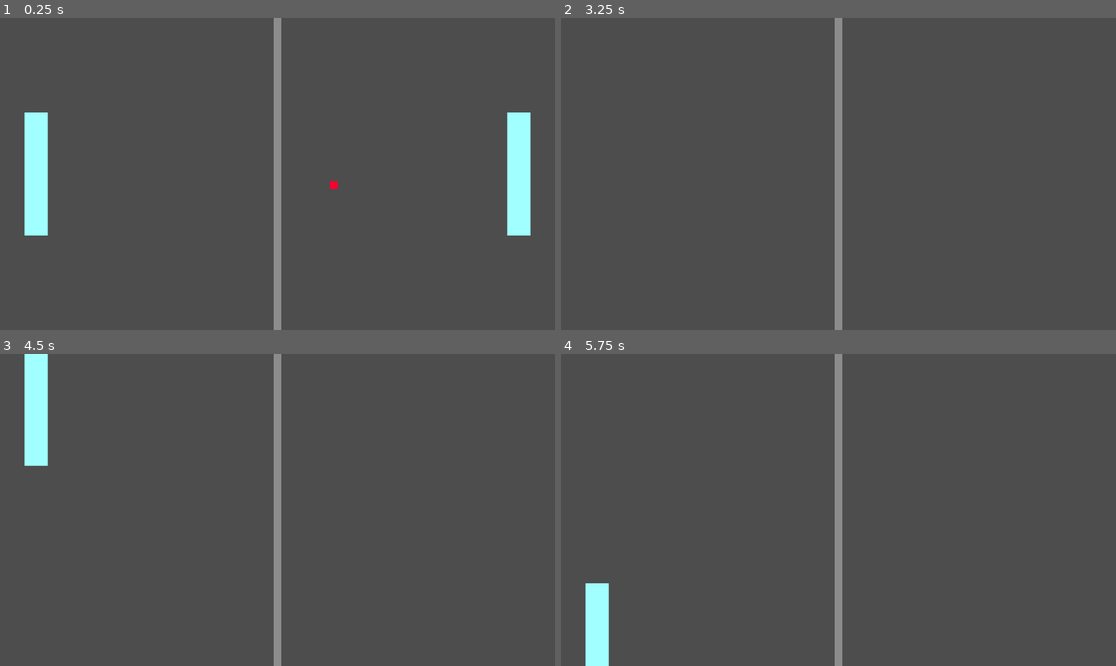
Above: before the commit, frames 1-4 (two rows, left to right).
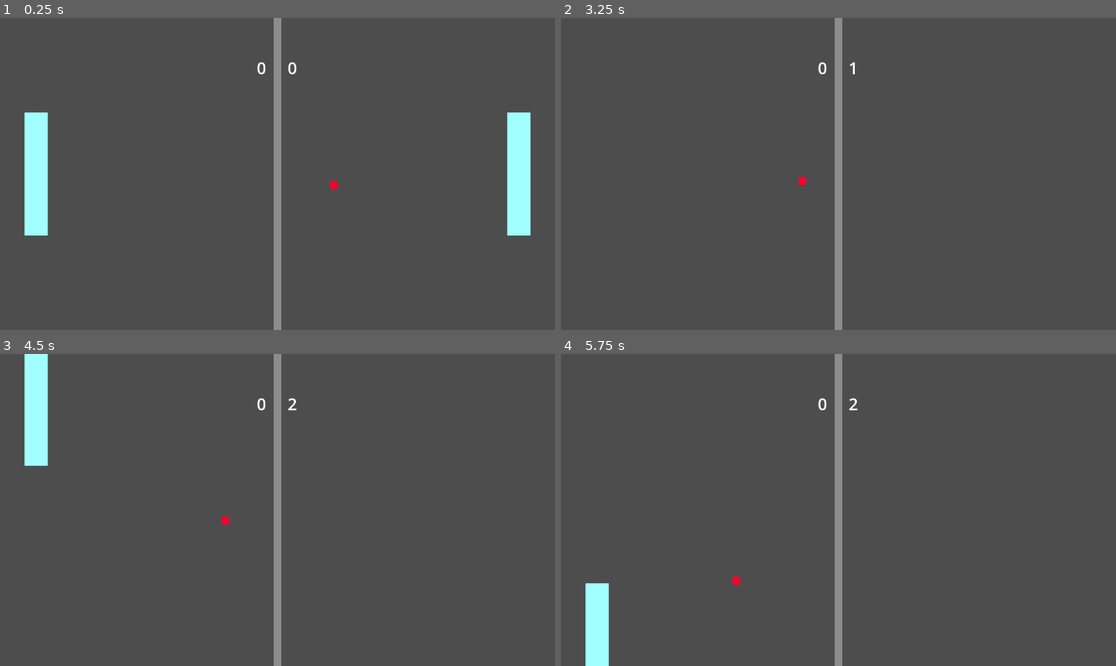
Above: after the commit, the same moments.

Repository: maxeeDev/pong
Game: Godot game, scene res://level/level.tscn
The game is run twice, just before and just after one commit, with the same random seed, the same clock (stepped at 60 frames per second) and the same inputs.
Inputs:
- Up to frame 1 (0.25 s): no input
- Up to frame 2 (3.25 s): tap Enter at 0.5 s; hold W (player1_up) 0.53-1.28 s; hold Down (player2_down) 0.53-1.28 s; hold S (player1_down) 1.28-2.03 s; tap Up (player2_up) at 1.35, 2.85 s; hold Down (player2_down) 2.03-2.78 s; hold W (player1_up) from 2.03 s (still down)
- Up to frame 3 (4.5 s): release W (player1_up) at 3.53 s; hold Down (player2_down) 3.53-4.28 s; hold S (player1_down) from 3.53 s (still down); tap Up (player2_up) at 4.35 s
- Up to frame 4 (5.75 s): keep holding S (player1_down); hold Down (player2_down) from 5.03 s (still down)

The runs differ from the first frame. In frame 1, less than 0.1% of the frame differs, in the area x 46-54%, y 14-19%; in frame 2, less than 0.1%; in frame 3, 0.1%, in the area x 39-54%, y 14-55%; in frame 4, 0.1%.

Commit message:
FINISH: add reset mechanic, lock rotation, display score

Diff:
--- a/ball/ball.gd
+++ b/ball/ball.gd
@@ -1,10 +1,15 @@
 extends RigidBody2D
 
+var should_reset: bool = false
 
-func _on_outside_area_left_body_entered(body: Node2D) -> void:
-	if body.name == "Ball":
-		print("Player2 scored!")
+const INITIAL_POSITION: Vector2 = Vector2(576, 324)
 
-func _on_outside_area_right_body_entered(body: Node2D) -> void:
-	if body.name == "Ball":
-		print("Player1 scored!")
+func _integrate_forces(state: PhysicsDirectBodyState2D) -> void:
+	if should_reset:
+		var next_transform = state.get_transform()
+
+		next_transform.origin = INITIAL_POSITION
+
+		state.set_transform(next_transform)
+
+		should_reset = false
--- a/ball/ball.tscn
+++ b/ball/ball.tscn
@@ -12,6 +12,7 @@
 [node name="Ball" type="RigidBody2D"]
 physics_material_override = SubResource("PhysicsMaterial_6plaf")
 gravity_scale = 0.0
+lock_rotation = true
 linear_velocity = Vector2(500, 100)
 linear_damp_mode = 1
 angular_damp_mode = 1
--- /dev/null
+++ b/level/level.gd
@@ -0,0 +1,20 @@
+extends Node2D
+
+const INITIAL_BALL_POSITION: Vector2 = Vector2(576,324)
+
+var player1_score: int = 0
+var player2_score: int = 0
+
+func _on_outside_area_left_body_entered(body: Node2D) -> void:
+	if body.name == "Ball":
+		player2_score += 1
+		$Player2Score.text = str(player2_score)
+
+		$Ball.should_reset = true
+
+func _on_outside_area_right_body_entered(body: Node2D) -> void:
+	if body.name == "Ball":
+		player1_score += 1
+		$Player1Score.text = str(player1_score)
+
+		$Ball.should_reset = true
--- a/level/level.tscn
+++ b/level/level.tscn
@@ -1,12 +1,14 @@
-[gd_scene load_steps=6 format=3 uid="uid://cb1fdgv1qmlnl"]
+[gd_scene load_steps=7 format=3 uid="uid://cb1fdgv1qmlnl"]
 
 [ext_resource type="PackedScene" uid="uid://dfiskwbdoftdv" path="res://level/wall.tscn" id="1_7lnir"]
+[ext_resource type="Script" uid="uid://ck4wps6jxg6sp" path="res://level/level.gd" id="1_44x8d"]
 [ext_resource type="PackedScene" uid="uid://db8s4skx4jok2" path="res://level/divider.tscn" id="2_5gx2l"]
 [ext_resource type="PackedScene" uid="uid://1r0sbafi8hfx" path="res://player/player.tscn" id="3_qohg2"]
 [ext_resource type="PackedScene" uid="uid://bb2hrwta1smw" path="res://ball/ball.tscn" id="4_vkbyq"]
 [ext_resource type="PackedScene" uid="uid://dgrlq3t3ny43" path="res://level/outside_area.tscn" id="5_ktfr2"]
 
 [node name="Level" type="Node2D"]
+script = ExtResource("1_44x8d")
 
 [node name="Ball" parent="." instance=ExtResource("4_vkbyq")]
 position = Vector2(576, 324)
@@ -33,5 +35,27 @@
 [node name="OutsideAreaRight" parent="." instance=ExtResource("5_ktfr2")]
 position = Vector2(1180, 324)
 
-[connection signal="body_entered" from="OutsideAreaLeft" to="Ball" method="_on_outside_area_left_body_entered"]
-[connection signal="body_entered" from="OutsideAreaRight" to="Ball" method="_on_outside_area_right_body_entered"]
+[node name="Player1Score" type="RichTextLabel" parent="."]
+offset_left = 528.0
+offset_top = 80.0
+offset_right = 557.0
+offset_bottom = 128.0
+theme_override_font_sizes/normal_font_size = 34
+text = "0
+"
+scroll_active = false
+horizontal_alignment = 1
+
+[node name="Player2Score" type="RichTextLabel" parent="."]
+offset_left = 592.0
+offset_top = 80.0
+offset_right = 621.0
+offset_bottom = 128.0
+theme_override_font_sizes/normal_font_size = 34
+text = "0
+"
+scroll_active = false
+horizontal_alignment = 1
+
+[connection signal="body_entered" from="OutsideAreaLeft" to="." method="_on_outside_area_left_body_entered"]
+[connection signal="body_entered" from="OutsideAreaRight" to="." method="_on_outside_area_right_body_entered"]
Not shown, added: level/level.gd.uid
